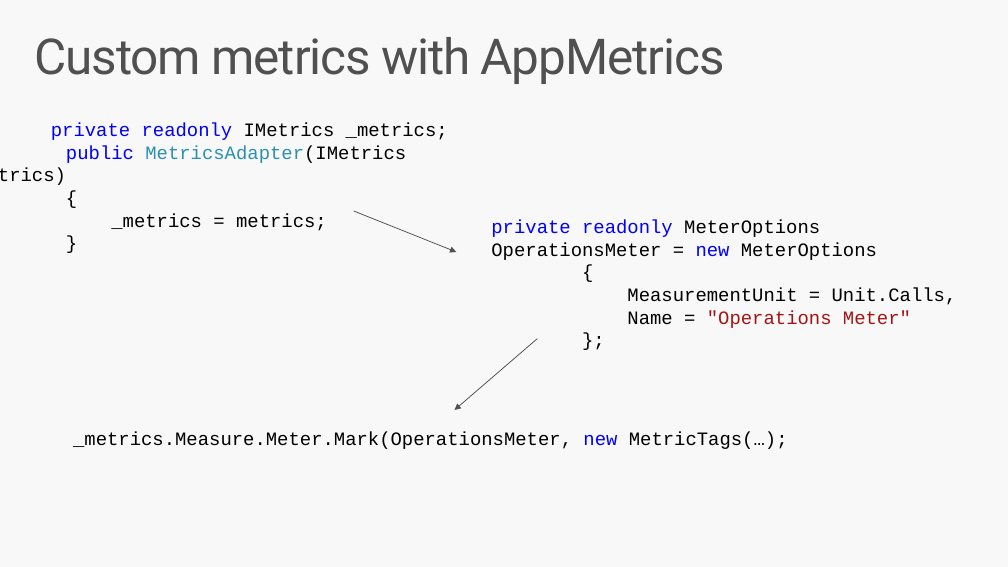
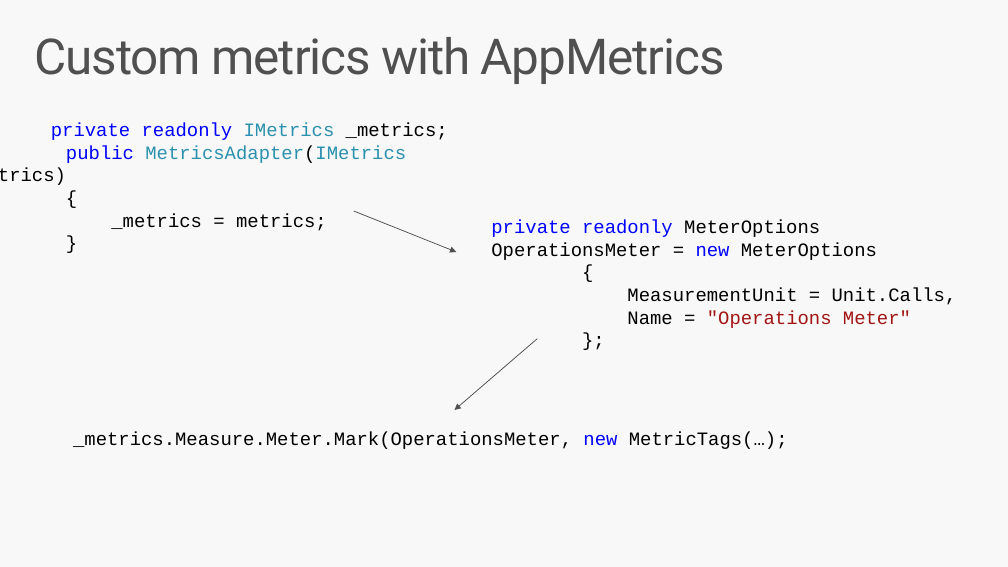
Before and after one commit to DudnykOleksandr/HealthMonitoring, a slide deck: slide 12 of docs/HealthMonitoring.pptx (slide 11 before the commit). Drawn at 1008x567 pixels with LibreOffice and Linux fonts; fonts in the diff are those of the drawing. Boxes give left, top, right and bottom in pixels: in the first picture for what was removed or moved away, otherwise in the second. Text is boxed around its words. In the diff, an @@ line names an element or a change of style, - is before the commit and + after.

```diff
--- a/docs/HealthMonitoring.pptx
+++ b/docs/HealthMonitoring.pptx
@@ text at (x1=51, y1=123, x2=448, y2=229): text colour #000000 to #2B91AF in "IMetrics", "MetricsAdapter(IMetrics" @@
```
Also in this commit, not shown: 12 other slides changed, 1 slide added, 1 other file.
